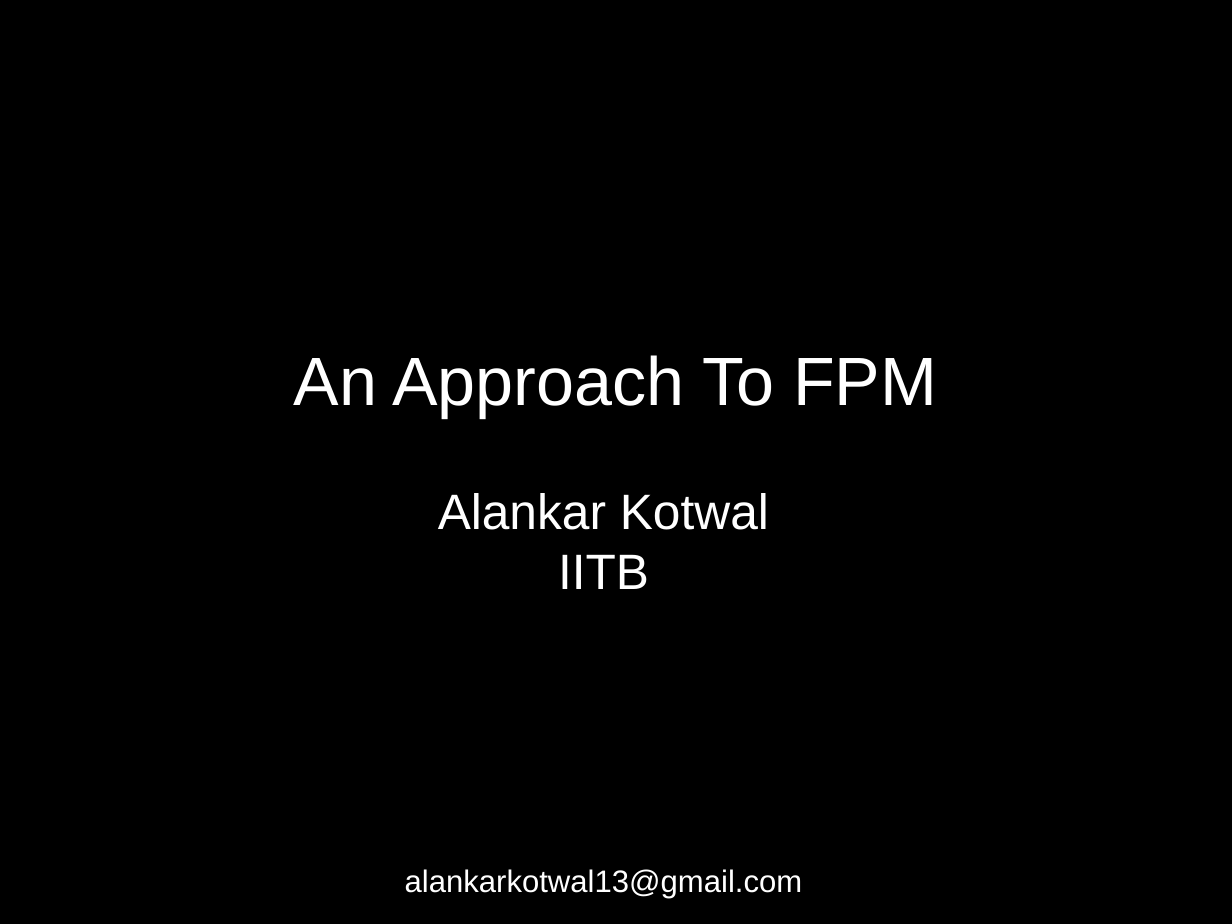
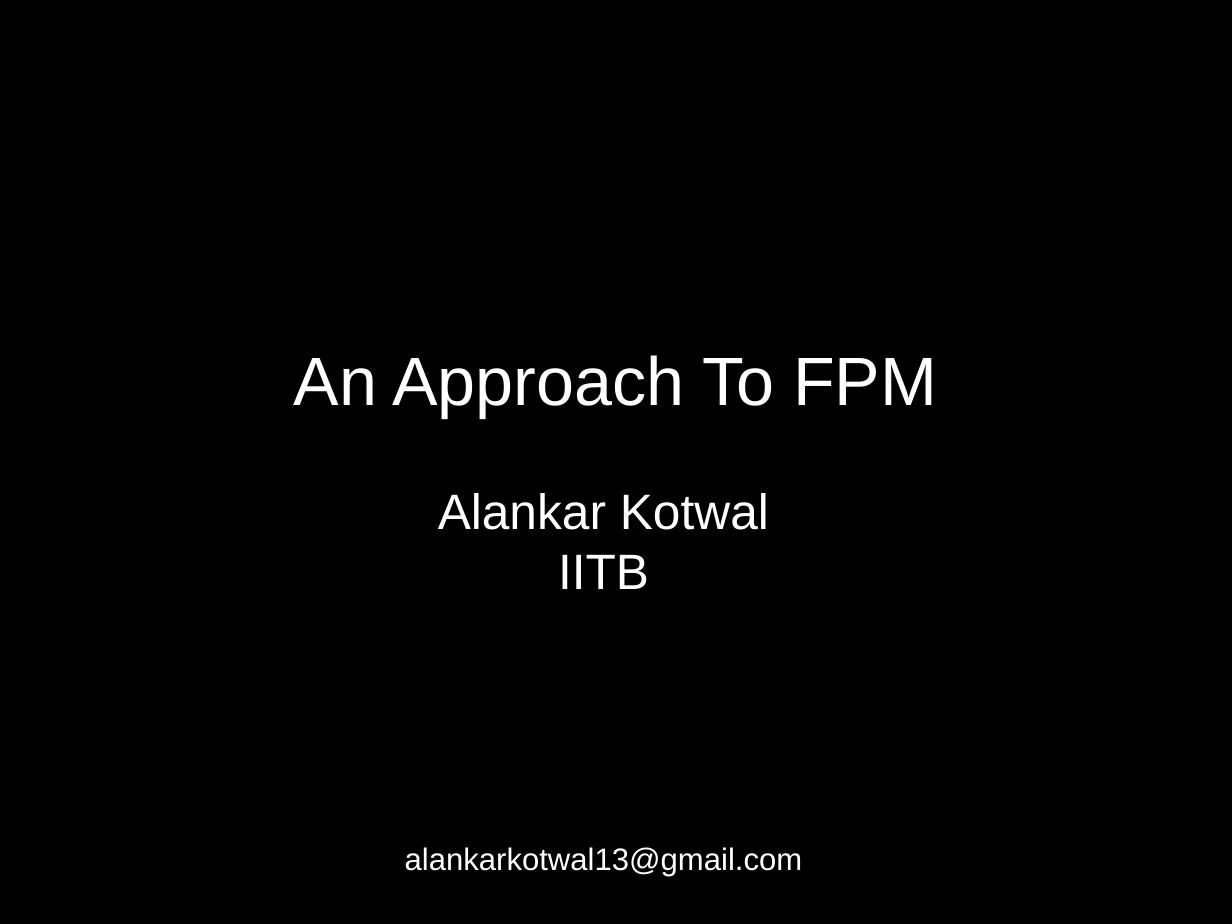
Before and after one commit to alankarkotwal/lvp-imaging, a slide deck: slide 1 of design/1 Approach.odp. Drawn at 1232x924 pixels with LibreOffice and Linux fonts; fonts in the diff are those of the drawing. Boxes give left, top, right and bottom in pixels: in the first picture for what was removed or moved away, otherwise in the second. Text is boxed around its words. In the diff, an @@ line names an element or a change of style, - is before the commit and + after.

```diff
--- a/design/1 Approach.odp
+++ b/design/1 Approach.odp
@@ text "alankarkotwal13@gmail.com": place and size @@
-text "alankarkotwal13@gmail.com" at bbox=[405, 869, 803, 899]
+text "alankarkotwal13@gmail.com" at bbox=[405, 847, 803, 877]
```
Also in this commit, not shown: 2 other slides changed, 5 slides added, 2 slides removed, 2 other files.
